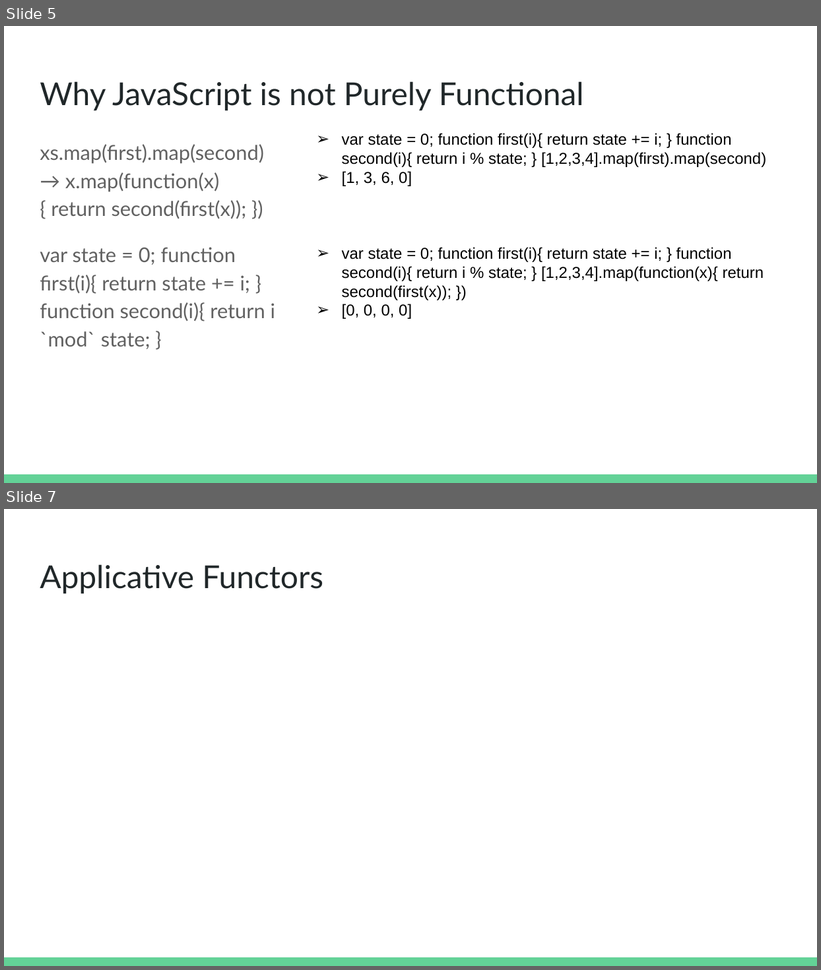
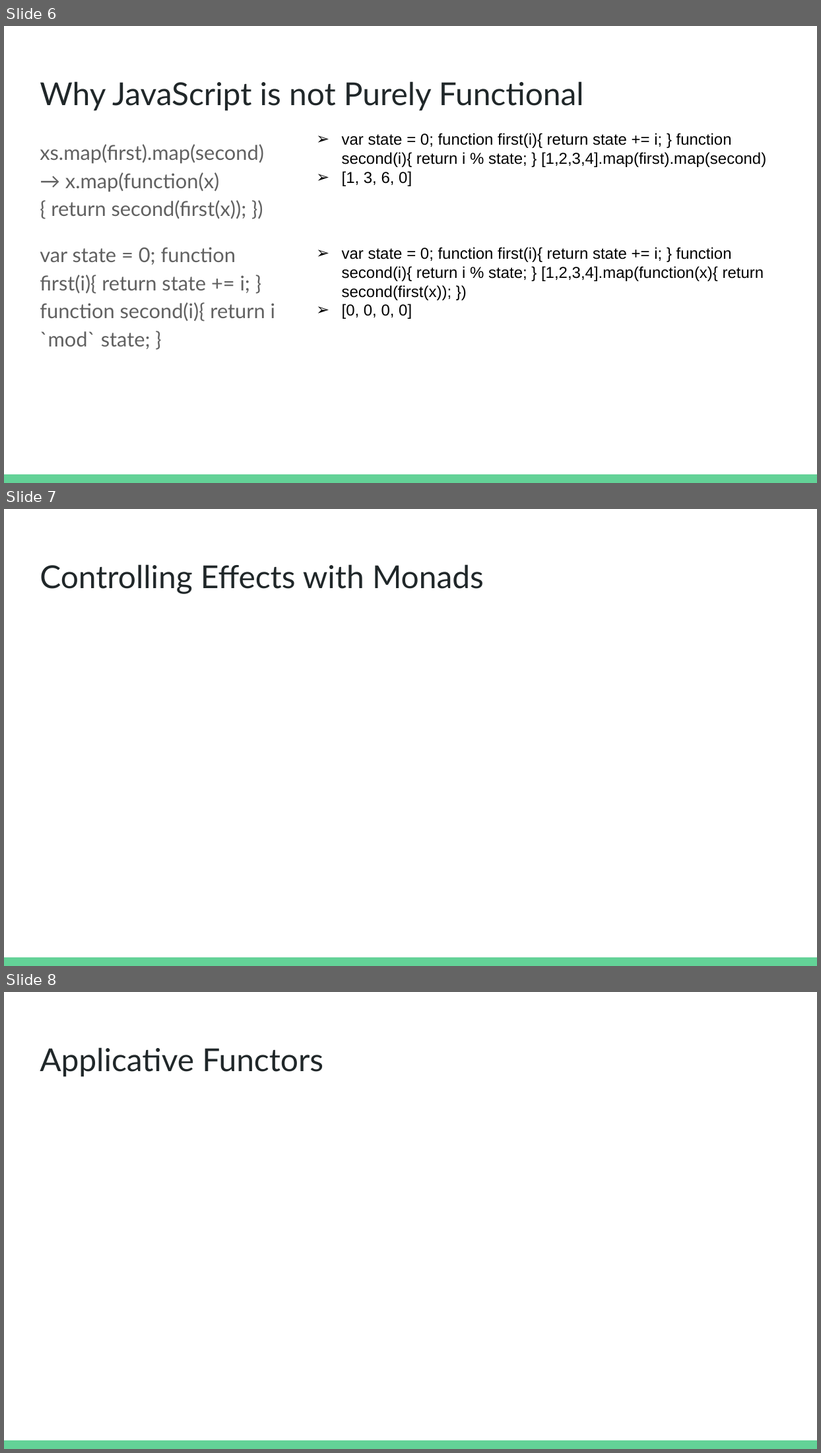
Before and after one commit to seanwestfall/purescript_presentation, a slide deck: pptx/PureScript- JS.la presentation.pptx. Shown one above the other, each under a label of ours: slides 5 and 7 before the commit, slides 6, 7 and 8 after it; the slides between them are not shown. The pictures are 821x970 and 821x1453 pixels, drawn with LibreOffice and Linux fonts; fonts in the diff are those of the drawing. Boxes give left, top, right and bottom in pixels: in the first picture for what was removed or moved away, otherwise in the second. Text is boxed around its words. In the diff, an @@ line names an element or a change of style, - is before the commit and + after.

```diff
--- a/pptx/PureScript- JS.la presentation.pptx
+++ b/pptx/PureScript- JS.la presentation.pptx
@@ slide 7 added at (4, 509, 817, 966), background #FFFFFF; not listed: 1 template element that a slide beside it also shows @@
@@ title added at (40, 564, 484, 594), 28 pt, text #202729 @@
+Controlling Effects with Monads
@@ what was slide 5 is now slide 6 @@
@@ what was slide 7 is now slide 8 @@
```
Also in this commit, not shown: 2 other slides added, 2 slides removed.
